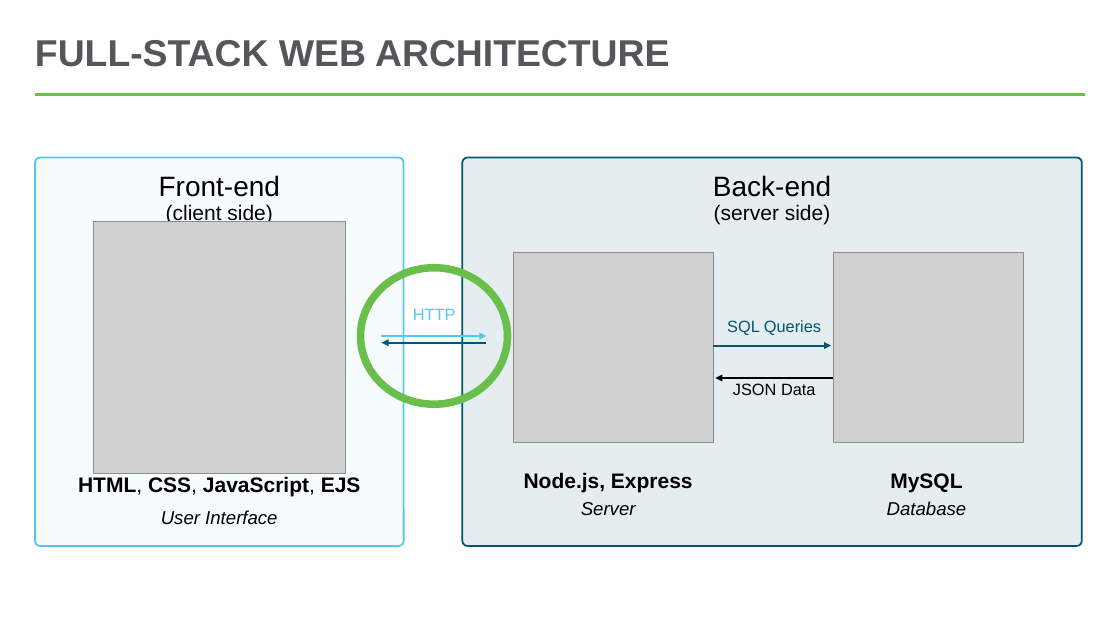
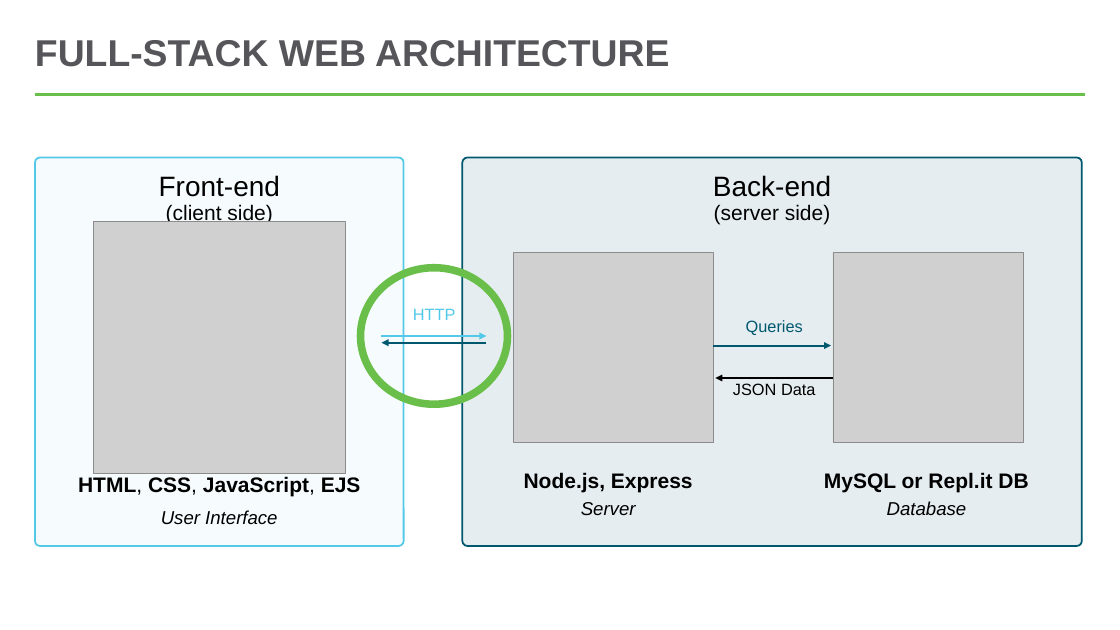
Before and after one commit to hytechclub/web-201, a slide deck: slide 5 of HttpOverview/HttpOverview.pptx. Drawn at 1120x630 pixels with LibreOffice and Linux fonts; fonts in the diff are those of the drawing; grey boxes stand for pictures. Boxes give left, top, right and bottom in pixels: in the first picture for what was removed or moved away, otherwise in the second. Text is boxed around its words. In the diff, an @@ line names an element or a change of style, - is before the commit and + after.

```diff
--- a/HttpOverview/HttpOverview.pptx
+++ b/HttpOverview/HttpOverview.pptx
@@ text at bbox=[746, 320, 803, 335]: text changed @@
-SQL Queries
+Queries
@@ text at bbox=[824, 472, 1028, 492]: text changed @@
-MySQL
+MySQL or Repl.it DB
```
Also in this commit, not shown: 1 slide added, 7 other files.
